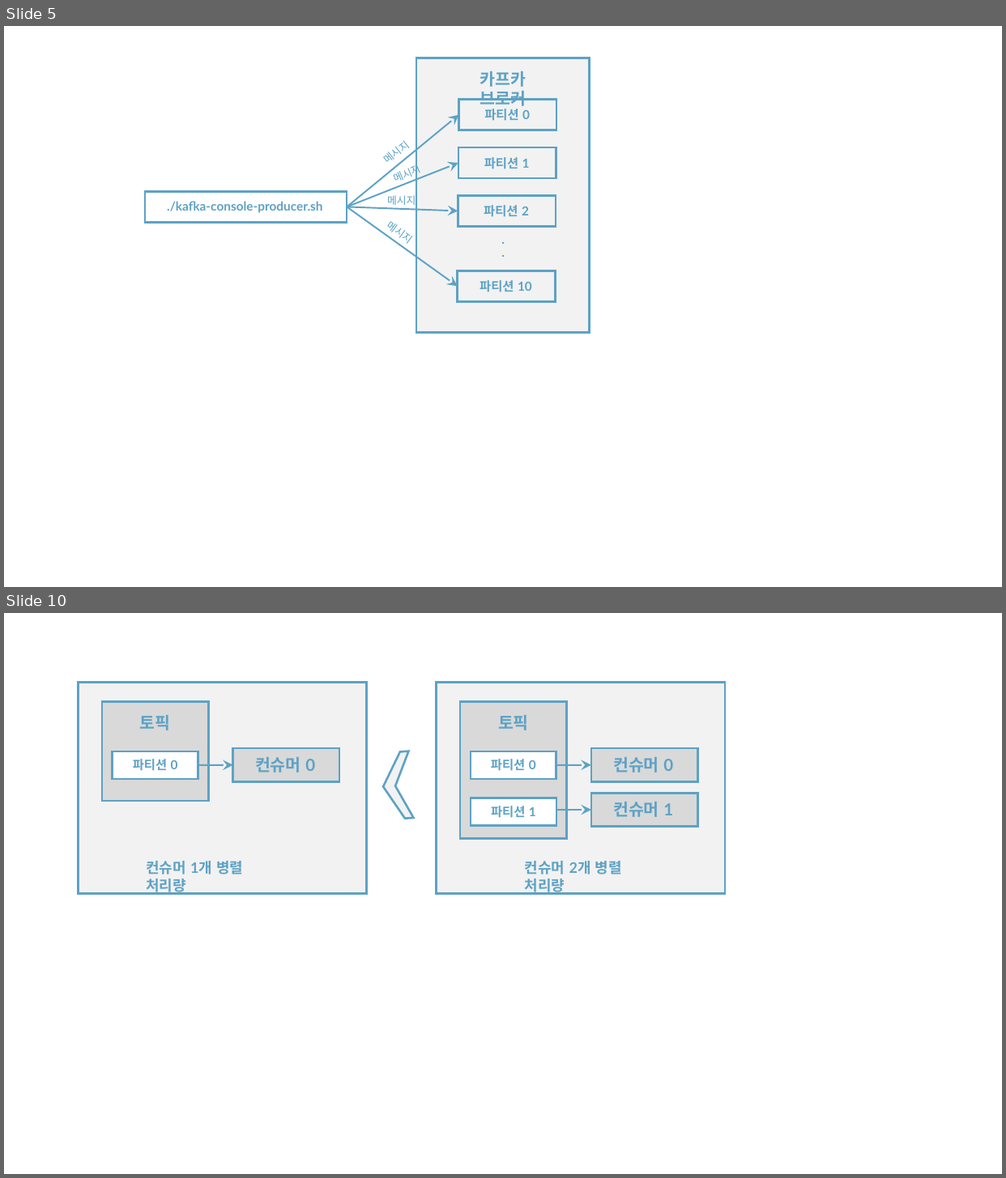
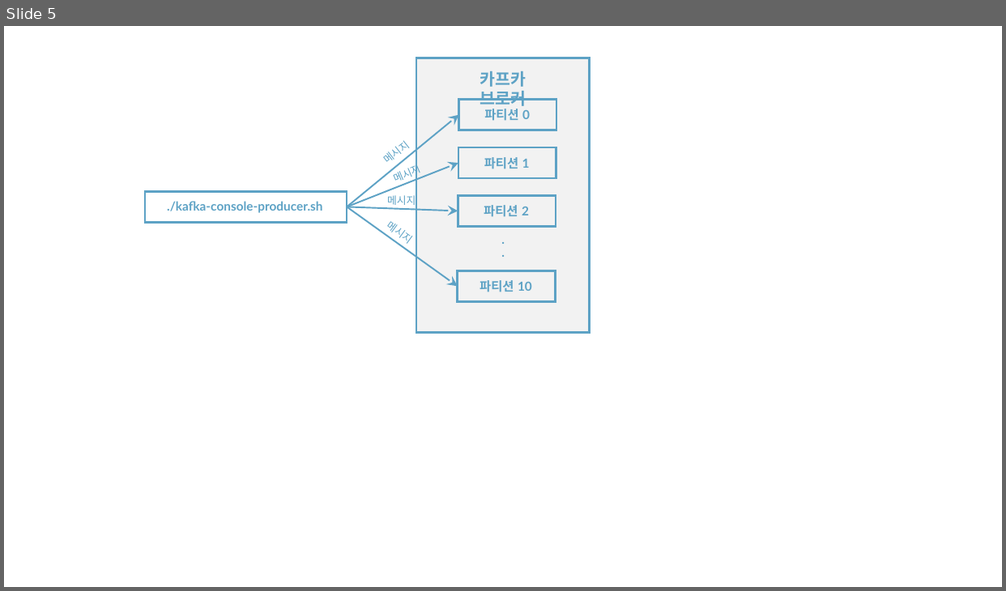
Before and after one commit to rudaks-han/book-summary, a slide deck: 아파치카프카_with자바/ref/프레젠테이션1.pptx. Shown one above the other, each under a label of ours: slides 5 and 10 before the commit, slide 5 after it; the slides between them are not shown. The pictures are 1006x1178 and 1006x591 pixels, drawn with LibreOffice and Linux fonts; fonts in the diff are those of the drawing. Boxes give left, top, right and bottom in pixels: in the first picture for what was removed or moved away, otherwise in the second. Text is boxed around its words. In the diff, an @@ line names an element or a change of style, - is before the commit and + after.

```diff
--- a/아파치카프카_with자바/ref/프레젠테이션1.pptx
+++ b/아파치카프카_with자바/ref/프레젠테이션1.pptx
@@ slide 10 removed at (4,613,1002,1174), background #FFFFFF @@
@@ rectangle removed at (78,683,367,894) @@
@@ rectangle removed at (437,683,726,894) @@
@@ rectangle removed at (102,702,208,802) @@
@@ rectangle removed at (460,702,566,839) @@
@@ text removed at (140,715,171,730) @@
-토픽
@@ text removed at (498,715,529,730) @@
-토픽
@@ rectangle removed at (113,752,198,779) @@
@@ rectangle removed at (233,748,339,782) @@
@@ text removed at (255,757,315,773) @@
-컨슈머 0
@@ freeform shape removed at (381,752,413,820) @@
@@ rectangle removed at (471,752,556,779) @@
@@ rectangle removed at (592,748,698,782) @@
@@ text removed at (613,757,673,773) @@
-컨슈머 0
@@ text removed at (133,759,178,771) @@
-파티션 0
@@ arrow removed from (198, 765) to (233, 765) @@
@@ text removed at (491,759,536,771) @@
-파티션 0
@@ arrow removed from (556, 765) to (592, 765) @@
@@ rectangle removed at (471,798,556,825) @@
@@ text removed at (491,806,536,818) @@
-파티션 1
@@ rectangle removed at (592,794,698,827) @@
@@ text removed at (613,802,673,817) @@
-컨슈머 1
@@ arrow removed from (556, 810) to (592, 810) @@
@@ text removed at (146,861,243,895) @@
-컨슈머 1개 병렬 처리량
@@ text removed at (525,861,622,895) @@
-컨슈머 2개 병렬 처리량
```
Also in this commit, not shown: 3 other slides removed, 4 other files.
